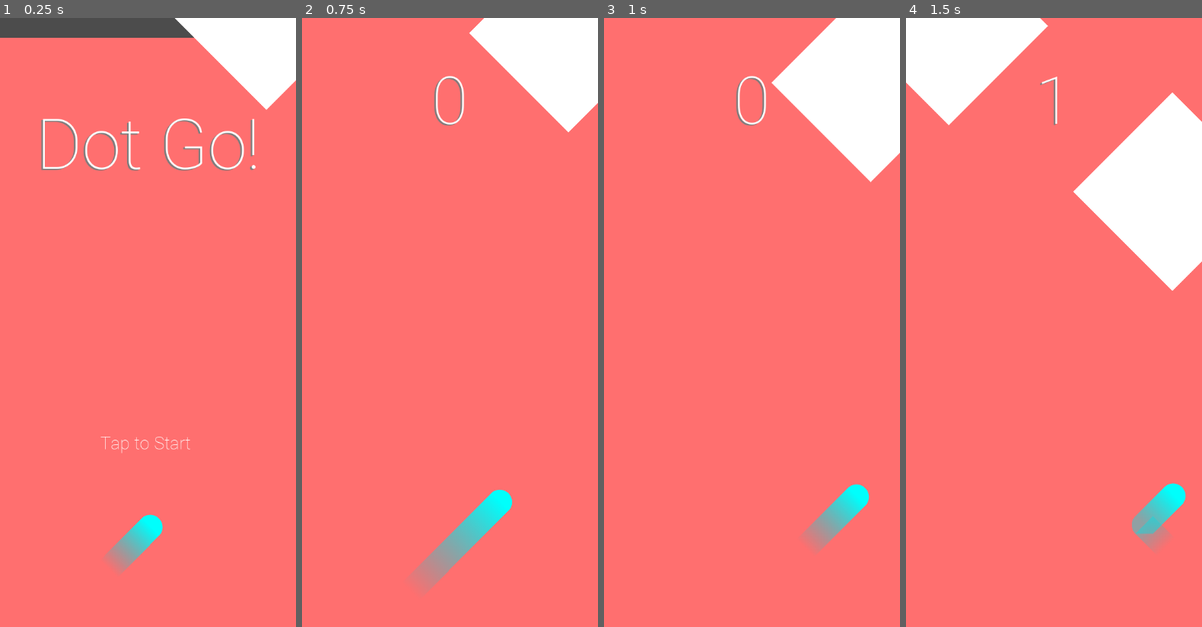
Above: before the commit, frames 1-4 (left to right).
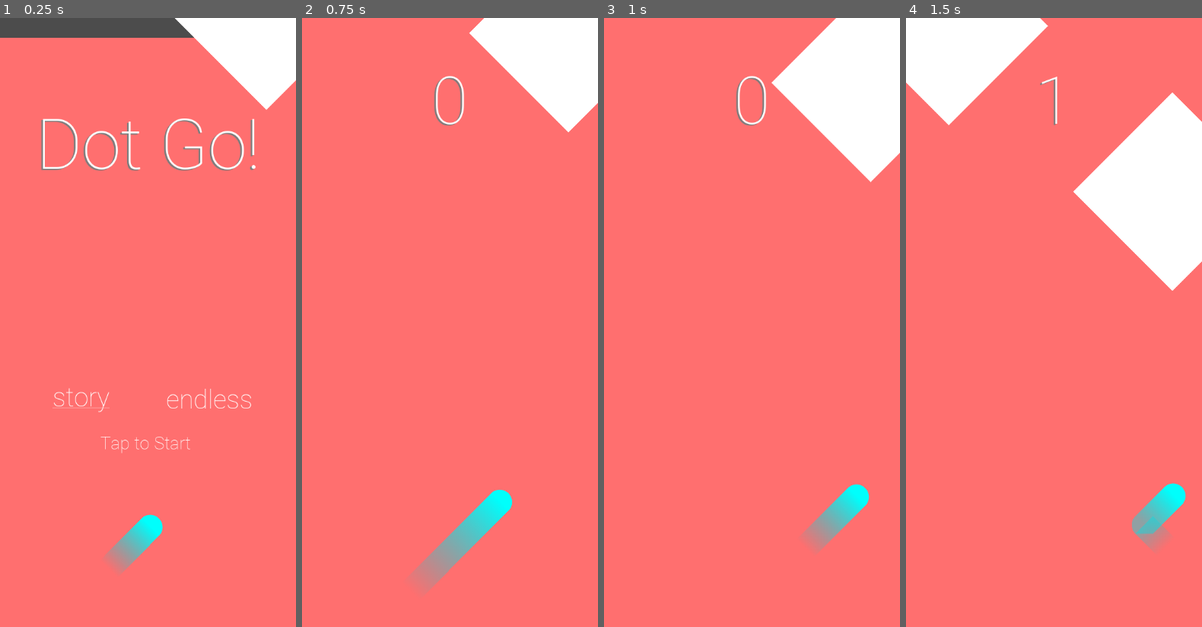
Above: after the commit, the same moments.

Repository: Arivval/Game-Project
Game: Godot game, scene res://main_scene.tscn
Two runs of this game, one before a commit and one after it. Both use one fixed random seed, a clock stepped at 60 frames per second and the inputs below.
Inputs:
- Up to frame 1 (0.25 s): no input
- Up to frame 2 (0.75 s): click "Tap to Start" at 0.5 s
- Up to frame 3 (1 s): no input
- Up to frame 4 (1.5 s): tap Space (switch_direction) at 1.35 s

The runs differ from the first frame. In frame 1, 0.3% of the frame differs, in the area x 17-85%, y 60-65%; in frame 2, nothing differs; in frame 3, nothing differs; in frame 4, nothing differs.

Commit message:
added UI for game mode selection

Diff:
--- a/CanvasLayer.gd
+++ b/CanvasLayer.gd
@@ -19,7 +19,8 @@
 signal start_signal
 signal restart_signal
 signal back_signal
-
+signal story_signal
+signal endless_signal
 
 
 func set_score(score):
@@ -31,12 +32,20 @@
 	$title/title_text.hide()
 	$title/title_text_shadow.hide()
 	$start_button.hide()
+	$story_mode_label.hide()
+	$story_mode_selector.hide()
+	$endless_mode_label.hide()
+	$endless_mode_selector.hide()
 
 
 func show_start_screen():
 	$title/title_text.show()
 	$title/title_text_shadow.show()
 	$start_button.show()
+	$story_mode_label.show()
+	$story_mode_selector.show()
+	$endless_mode_label.show()
+	$endless_mode_selector.show()
 
 
 func hide_in_game_screen():
@@ -91,3 +100,11 @@
 
 func _on_back_button_pressed():
 	emit_signal('back_signal')
+
+
+func _on_story_mode_selector_pressed():
+	emit_signal('story_signal')
+
+
+func _on_endless_mode_selector_pressed():
+	emit_signal('endless_signal')
--- a/Main.gd
+++ b/Main.gd
@@ -21,6 +21,7 @@
 var background_node
 var player_init_position
 var background_init_position
+var is_story_mode = true
 
 
 func start_game():
@@ -52,6 +53,18 @@
 	$CanvasLayer.show_start_screen()
 
 
+func enable_story_mode():
+	is_story_mode = true
+	$CanvasLayer/story_mode_label.bbcode_text = '[u]story[/u]'
+	$CanvasLayer/endless_mode_label.bbcode_text = 'endless'
+
+
+func enable_endless_mode():
+	is_story_mode = false
+	$CanvasLayer/story_mode_label.bbcode_text = 'story'
+	$CanvasLayer/endless_mode_label.bbcode_text = '[u]endless[/u]'
+
+
 # since our camera is locked on the player, we also need to move the
 # background along with the player to make the map seem infinite
 func sync_player_background_y():
@@ -67,6 +80,12 @@
 	player_init_position = player_node.position
 	background_init_position = background_node.rect_position
 
+	# we need to initialize the UI elements to reflect the current mode
+	if is_story_mode:
+		enable_story_mode()
+	else:
+		enable_endless_mode()
+
 
 func _process(delta):
 	sync_player_background_y()
--- a/main_scene.tscn
+++ b/main_scene.tscn
@@ -39,7 +39,15 @@
 size = 80
 font_data = ExtResource( 3 )
 
-[sub_resource type="RectangleShape2D" id=9]
+[sub_resource type="DynamicFont" id=11]
+size = 48
+font_data = ExtResource( 3 )
+
+[sub_resource type="DynamicFont" id=9]
+size = 48
+font_data = ExtResource( 3 )
+
+[sub_resource type="RectangleShape2D" id=10]
 extents = Vector2( 128, 128 )
 
 [node name="Node2D" type="Node2D"]
@@ -288,6 +296,59 @@
 "_edit_use_anchors_": false
 }
 
+[node name="story_mode_label" type="RichTextLabel" parent="CanvasLayer"]
+margin_left = 95.7219
+margin_top = 663.387
+margin_right = 213.722
+margin_bottom = 721.387
+custom_fonts/normal_font = SubResource( 11 )
+bbcode_enabled = true
+bbcode_text = "[u]story[/u]"
+text = "story"
+__meta__ = {
+"_edit_use_anchors_": false
+}
+
+[node name="endless_mode_label" type="RichTextLabel" parent="CanvasLayer"]
+margin_left = 302.754
+margin_top = 666.983
+margin_right = 463.754
+margin_bottom = 724.983
+custom_fonts/normal_font = SubResource( 11 )
+bbcode_enabled = true
+bbcode_text = "[u]endless[/u]"
+text = "endless"
+__meta__ = {
+"_edit_use_anchors_": false
+}
+
+[node name="story_mode_selector" type="Button" parent="CanvasLayer"]
+margin_left = 93.1245
+margin_top = 661.917
+margin_right = 209.124
+margin_bottom = 724.917
+focus_mode = 0
+custom_fonts/font = SubResource( 9 )
+enabled_focus_mode = 0
+text = " "
+flat = true
+__meta__ = {
+"_edit_use_anchors_": false
+}
+
+[node name="endless_mode_selector" type="Button" parent="CanvasLayer"]
+margin_left = 296.811
+margin_top = 664.017
+margin_right = 466.811
+margin_bottom = 727.017
+focus_mode = 0
+custom_fonts/font = SubResource( 9 )
+enabled_focus_mode = 0
+flat = true
+__meta__ = {
+"_edit_use_anchors_": false
+}
+
 [node name="Timer" type="Timer" parent="."]
 wait_time = 0.5
 
@@ -832,11 +893,15 @@
 [connection signal="body_entered" from="Player" to="Player" method="_on_Player_body_entered"]
 [connection signal="end_signal" from="Player" to="." method="end_game"]
 [connection signal="back_signal" from="CanvasLayer" to="." method="to_main_screen"]
+[connection signal="endless_signal" from="CanvasLayer" to="." method="enable_endless_mode"]
 [connection signal="restart_signal" from="CanvasLayer" to="." method="restart_game"]
 [connection signal="start_signal" from="CanvasLayer" to="." method="start_game"]
+[connection signal="story_signal" from="CanvasLayer" to="." method="enable_story_mode"]
 [connection signal="button_down" from="CanvasLayer/start_button" to="CanvasLayer" method="_on_start_button_button_down"]
 [connection signal="pressed" from="CanvasLayer/restart_button2" to="CanvasLayer" method="_on_restart_button_pressed"]
 [connection signal="pressed" from="CanvasLayer/restart_button" to="CanvasLayer" method="_on_restart_button_pressed"]
 [connection signal="pressed" from="CanvasLayer/back_button2" to="CanvasLayer" method="_on_back_button_pressed"]
 [connection signal="pressed" from="CanvasLayer/back_button" to="CanvasLayer" method="_on_back_button_pressed"]
+[connection signal="pressed" from="CanvasLayer/story_mode_selector" to="CanvasLayer" method="_on_story_mode_selector_pressed"]
+[connection signal="pressed" from="CanvasLayer/endless_mode_selector" to="CanvasLayer" method="_on_endless_mode_selector_pressed"]
 [connection signal="timeout" from="Timer" to="." method="_on_Timer_timeout"]
Not shown: 28 places in main_scene.tscn that only renumber resources
